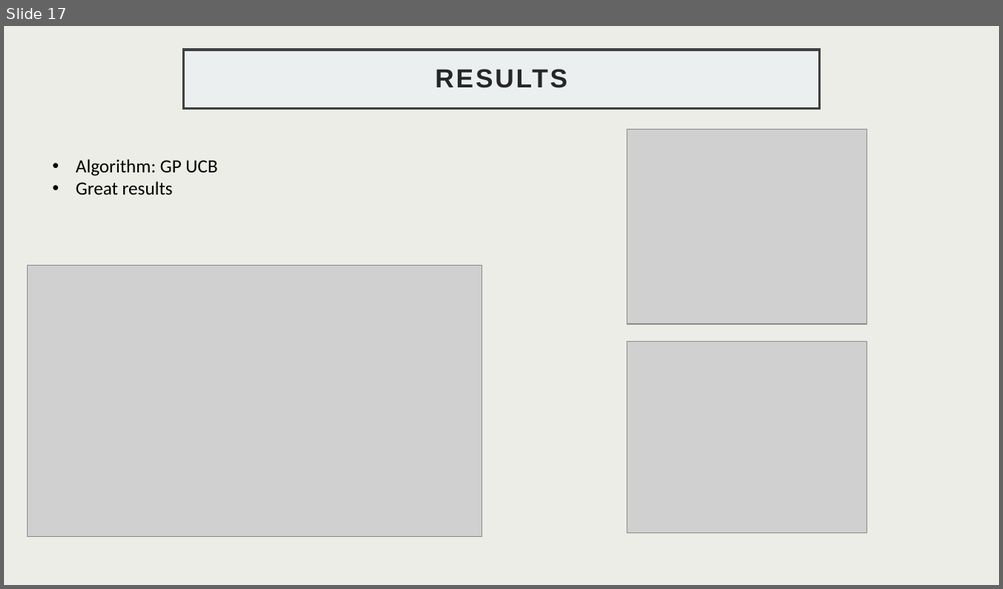
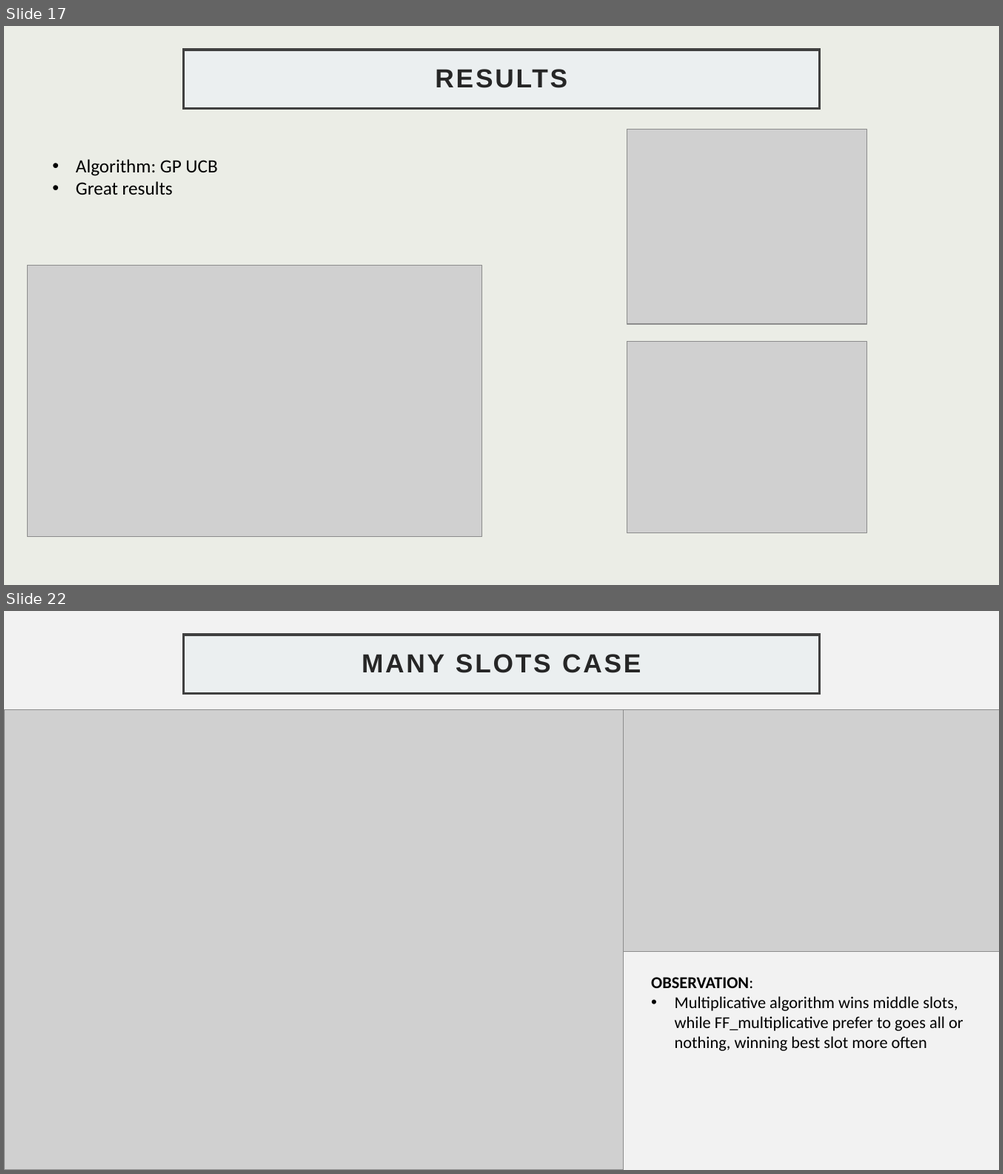
Before and after one commit to GabriFarace/OLA-project, a slide deck: SLIDES.pptx. Shown one above the other, each under a label of ours: slide 17 before the commit, slides 17 and 22 after it; the slides between them are not shown. The pictures are 1003x589 and 1003x1174 pixels, drawn with LibreOffice and Linux fonts; fonts in the diff are those of the drawing; grey boxes stand for pictures. Boxes give left, top, right and bottom in pixels: in the first picture for what was removed or moved away, otherwise in the second. Text is boxed around its words. In the diff, an @@ line names an element or a change of style, - is before the commit and + after.

```diff
--- a/SLIDES.pptx
+++ b/SLIDES.pptx
@@ slide 22 added at (4,611,999,1170), background #F2F2F2 @@
@@ title added at (183,635,819,694), fill #EBEFF0, outline #404040 2.5 pt, 25.2 pt, text #262626, bold @@
+MANY SLOTS CASE
@@ picture added at (4,709,623,1170) @@
@@ picture added at (612,709,999,952) @@
@@ text added at (651,977,963,1051), 16 pt, text #000000 @@
+OBSERVATION:
+• Multiplicative algorithm wins middle slots, while FF_multiplicative prefer to goes all or nothing, winning best slot more often
```
Also in this commit, not shown: 3 slides changed, 3 other slides added, 3 slides removed.
